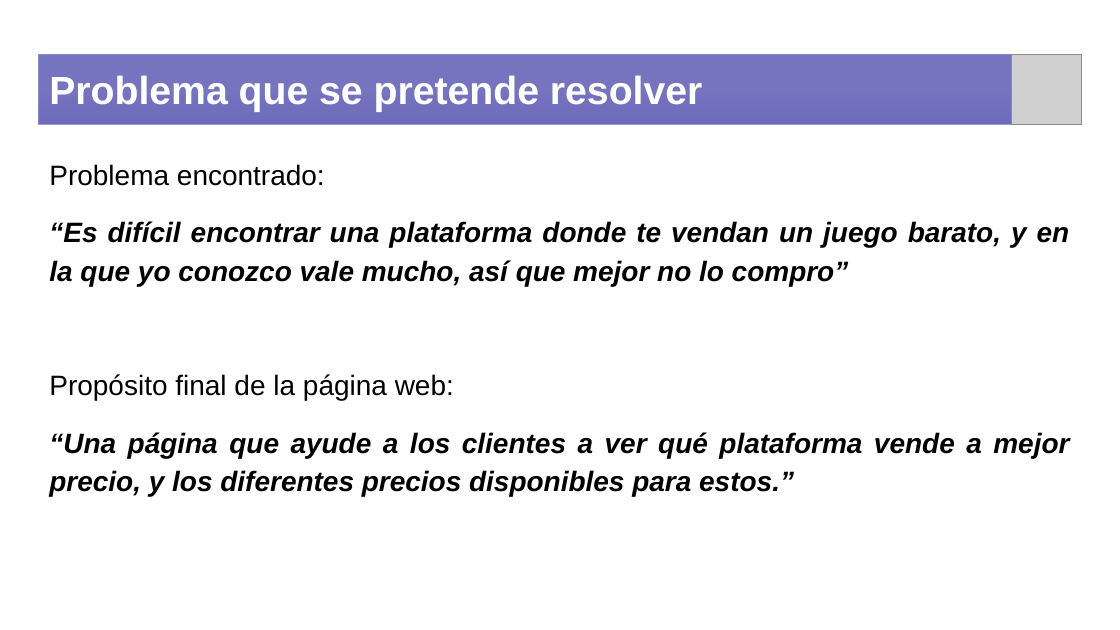
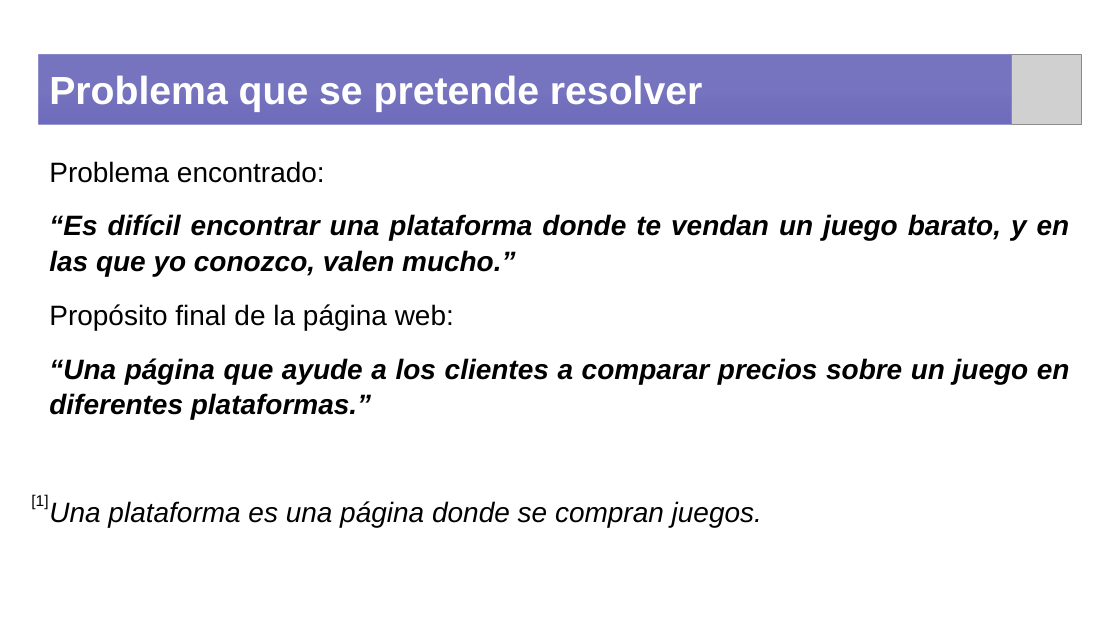
Before and after one commit to DainWs/VoidEyeGames, a slide deck: slide 3 of docs/presentation/Void Eye Games.pptx. Drawn at 1120x630 pixels with LibreOffice and Linux fonts; fonts in the diff are those of the drawing; grey boxes stand for pictures. Boxes give left, top, right and bottom in pixels: in the first picture for what was removed or moved away, otherwise in the second. Text is boxed around its words. In the diff, an @@ line names an element or a change of style, - is before the commit and + after.

Commit message:
Update Presentations

```diff
--- a/docs/presentation/Void Eye Games.pptx
+++ b/docs/presentation/Void Eye Games.pptx
@@ text at [49,161,454,330]: line spacing 1.15 to 1.05 @@
@@ text at [49,214,1070,276]: text changed @@
-“Es difícil encontrar una plataforma donde te vendan un juego barato, y en la que yo conozco vale mucho, así que mejor no lo compro”
+“Es difícil encontrar una plataforma donde te vendan un juego barato, y en las que yo conozco, valen mucho.”
@@ text at [49,358,1070,527]: text changed @@
-“Una página que ayude a los clientes a ver qué plataforma vende a mejor precio, y los diferentes precios disponibles para estos.”
+“Una página que ayude a los clientes a comparar precios sobre un juego en diferentes plataformas.”
+Una plataforma es una página donde se compran juegos.
@@ text added at [31,494,48,509], 10 pt, text #000000 @@
+[1]
```
Also in this commit, not shown: 2 other slides changed, 1 other file.
